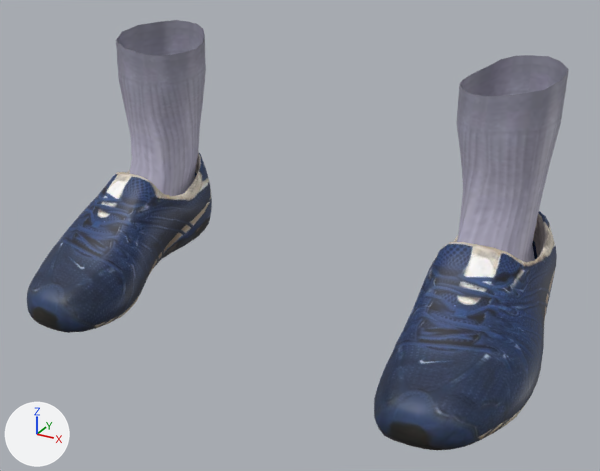
A saved change to the glTF model public/models/studio/shoes/shoes06.glb.
Camera for both pictures: a camera (50 mm lens) standing at (0.334, -0.663, 0.367) and looking at (0.018, -0.088, 0.079). The lights are fixed; the arrows at lower left show +X, +Y and +Z. The older version comes first. Vertices at exactly the same position are counted once.

Before the edit, the objects in view are built like this:
```python
me_shoes_shoes06 = bpy.data.meshes.new('Shoes_shoes06')
me_shoes_shoes06.from_pydata(...)  # 1594 vertices, 3064 faces; spans x -0.236..0.236, y -0.211..0.029, z -0.011..0.229
me_shoes_shoes06.materials.append(mat_fabric_006)  # picture img_shoes06
ob_shoes_shoes06 = bpy.data.objects.new('Shoes_shoes06', me_shoes_shoes06)
ob_shoes_shoes06.location = (0.0, 0.0, 0.0)
```
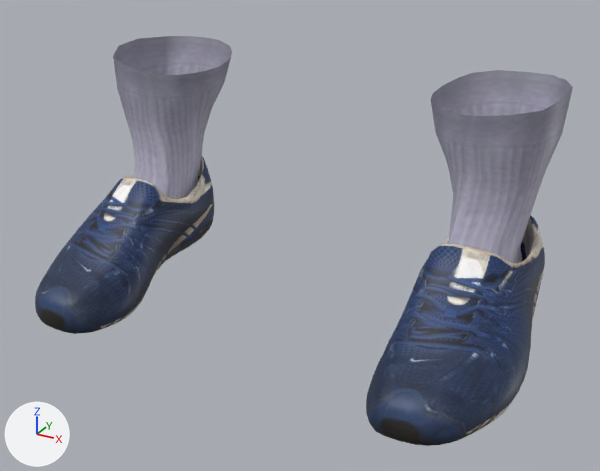
The newer file adds a shape key; the second version is drawn at full value of the shape key 'Calves_Pos' of 'Shoes_shoes06', and the change is written as the vertex moves it makes.

What differs and where, as boxes (x1, y1, x2, y2) in the pictures (600 x 471 px; the box of a moved part takes in the faces that stretch with it):
'Shoes_shoes06', reshaped
    before: (27, 20, 569, 450)
    after: (35, 36, 573, 446)
part 1 of me_shoes_shoes06, moved or reshaped
    before: (374, 211, 557, 450)
    after: (366, 215, 545, 446)
part 2 of me_shoes_shoes06, moved or reshaped
    before: (27, 152, 212, 333)
    after: (35, 156, 214, 334)
part 3 of me_shoes_shoes06, moved or reshaped
    before: (456, 55, 569, 262)
    after: (431, 70, 573, 263)
part 4 of me_shoes_shoes06, moved or reshaped
    before: (116, 20, 206, 196)
    after: (113, 36, 232, 200)

The change, as a diff of the scene's bpy script:
```diff
--- a/public/models/studio/shoes/shoes06.glb.py
+++ b/public/models/studio/shoes/shoes06.glb.py
@@ me_shoes_shoes06 @@
 # used by ob_shoes_shoes06; location = (0.0, 0.0, 0.0)
-me_shoes_shoes06.from_pydata(...)  # 1594 vertices, 3064 faces; spans x -0.236..0.236, y -0.211..0.029, z -0.011..0.229
+me_shoes_shoes06.from_pydata(...)  # 1594 vertices, 3064 faces; spans x -0.226..0.226, y -0.21..0.044, z -0.01..0.213
+# me_shoes_shoes06 part 1: the loose piece of 653 vertices spanning x 0.127..0.236, y -0.211..0.029, z -0.011..0.106 is scaled about its middle by (0.966, 0.976, 0.974), then moved by (-0.008, -0.001, -0.001)
+# me_shoes_shoes06 part 2: the loose piece of 653 vertices spanning x -0.236..-0.127, y -0.211..0.029, z -0.011..0.106 is scaled about its middle by (0.966, 0.976, 0.974), then moved by (0.008, -0.001, -0.001)
+# me_shoes_shoes06 part 3: 144 of 1594 vertices moved; they spanned x 0.13..0.209, y -0.099..0.027, z 0.031..0.229 and now span x 0.105..0.213, y -0.102..0.044, z 0.029..0.213; mean shift (-0.008, -0.002, -0.005); largest move (0.142, 0.011, 0.22) -> (0.114, 0.016, 0.206)
+# me_shoes_shoes06 part 4: 144 of 1594 vertices moved; they spanned x -0.209..-0.13, y -0.099..0.027, z 0.031..0.229 and now span x -0.213..-0.105, y -0.102..0.044, z 0.029..0.213; mean shift (0.008, -0.002, -0.005); largest move (-0.142, 0.011, 0.22) -> (-0.114, 0.016, 0.206)
 me_shoes_shoes06.materials.append(mat_fabric_006)
```
